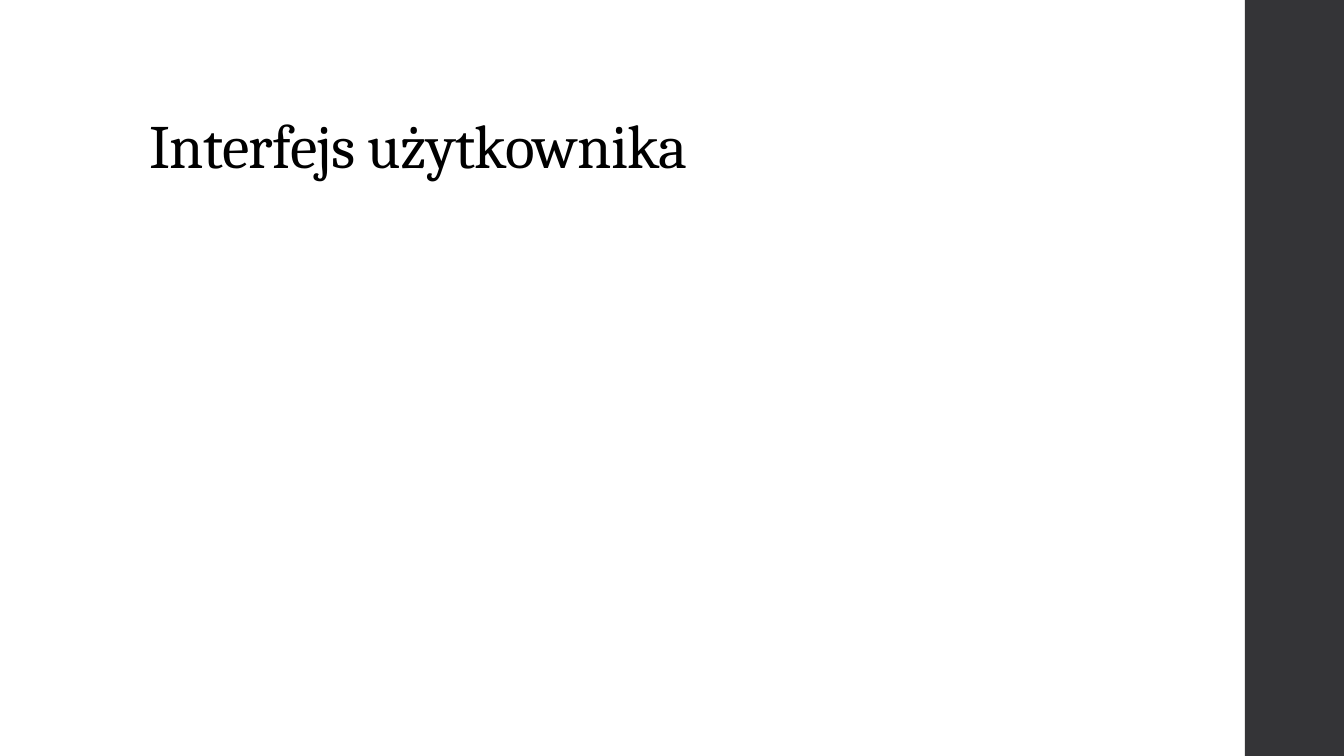
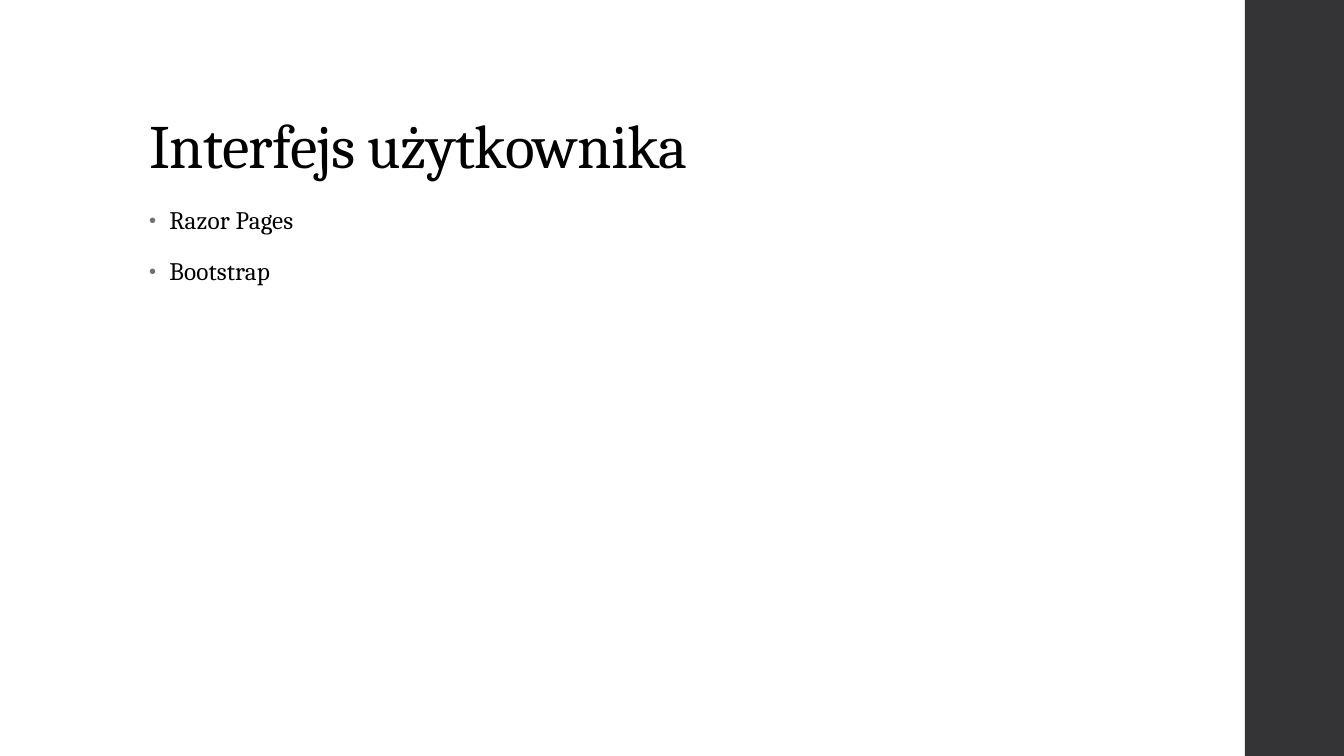
Before and after one commit to mrzewnicki/Pandronka, a slide deck: slide 8 of Dokumentacja/Prezentacja.pptx. Drawn at 1344x756 pixels with LibreOffice and Linux fonts; fonts in the diff are those of the drawing. Boxes give left, top, right and bottom in pixels: in the first picture for what was removed or moved away, otherwise in the second. Text is boxed around its words. In the diff, an @@ line names an element or a change of style, - is before the commit and + after.

```diff
--- a/Dokumentacja/Prezentacja.pptx
+++ b/Dokumentacja/Prezentacja.pptx
@@ text added at [169, 212, 294, 286], 18 pt, text #000000 @@
+• Razor Pages
+• Bootstrap
```
Also in this commit, not shown: 4 slides added.
